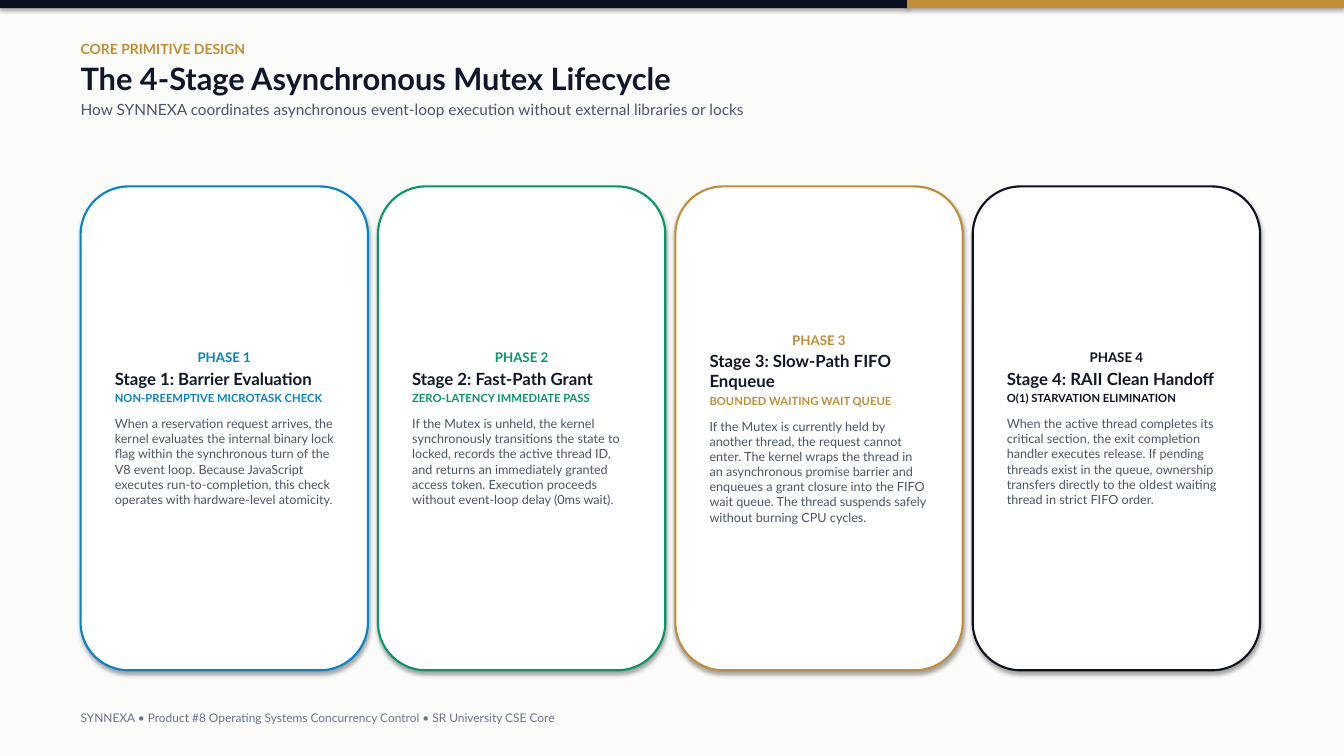
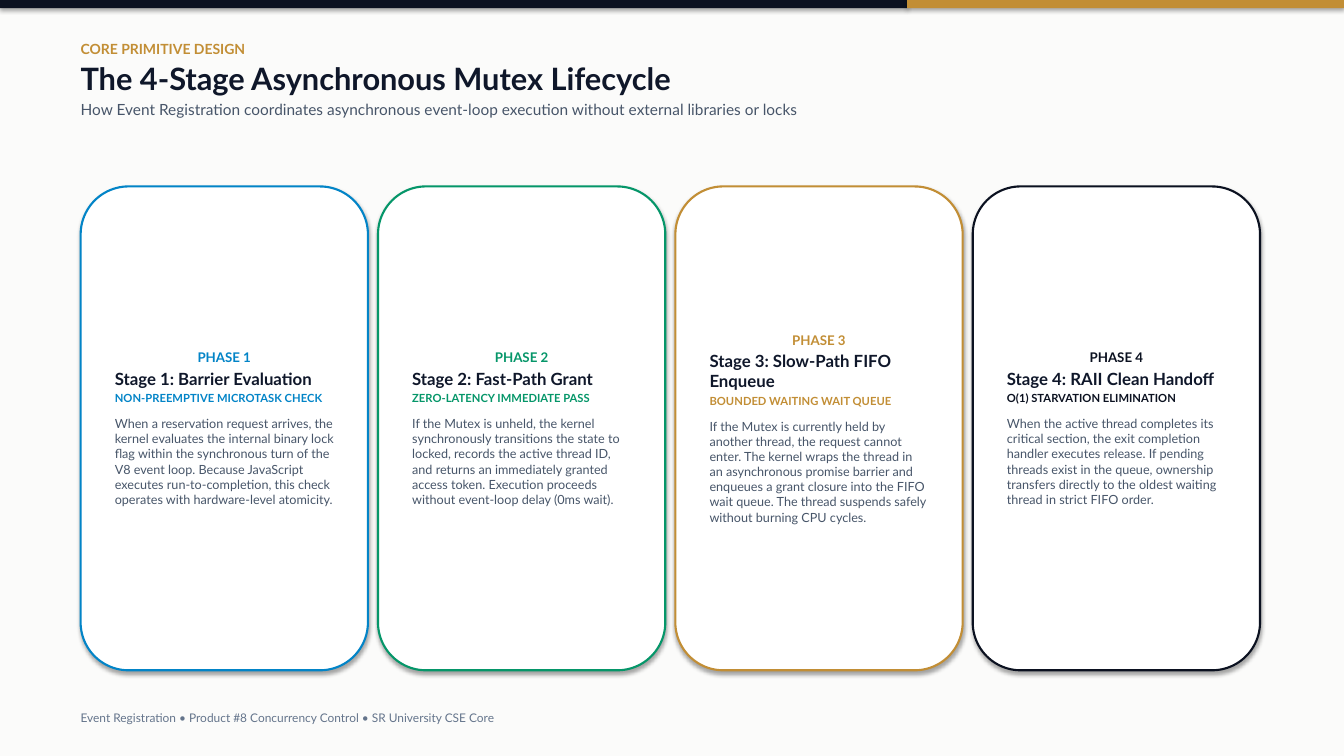
Before and after one commit to ShivaGanesh1080-ops/synnexa-os-concurrency, a slide deck: slide 6 of public/SYNNEXA_OS_Product8_Presentation.pptx. Drawn at 1344x756 pixels with LibreOffice and Linux fonts; fonts in the diff are those of the drawing. Boxes give left, top, right and bottom in pixels: in the first picture for what was removed or moved away, otherwise in the second. Text is boxed around its words. In the diff, an @@ line names an element or a change of style, - is before the commit and + after.

Commit message:
feat: rename branding to Event Registration across website, PPT, and report

```diff
--- a/public/SYNNEXA_OS_Product8_Presentation.pptx
+++ b/public/SYNNEXA_OS_Product8_Presentation.pptx
@@ text at [81,103,797,118]: text changed @@
-How SYNNEXA coordinates asynchronous event-loop execution without external libraries or locks
+How Event Registration coordinates asynchronous event-loop execution without external libraries or locks
@@ text at [81,713,494,724]: text changed @@
-SYNNEXA • Product #8 Operating Systems Concurrency Control • SR University CSE Core
+Event Registration • Product #8 Concurrency Control • SR University CSE Core
```
Also in this commit, not shown: 13 other slides changed, 17 other files.
